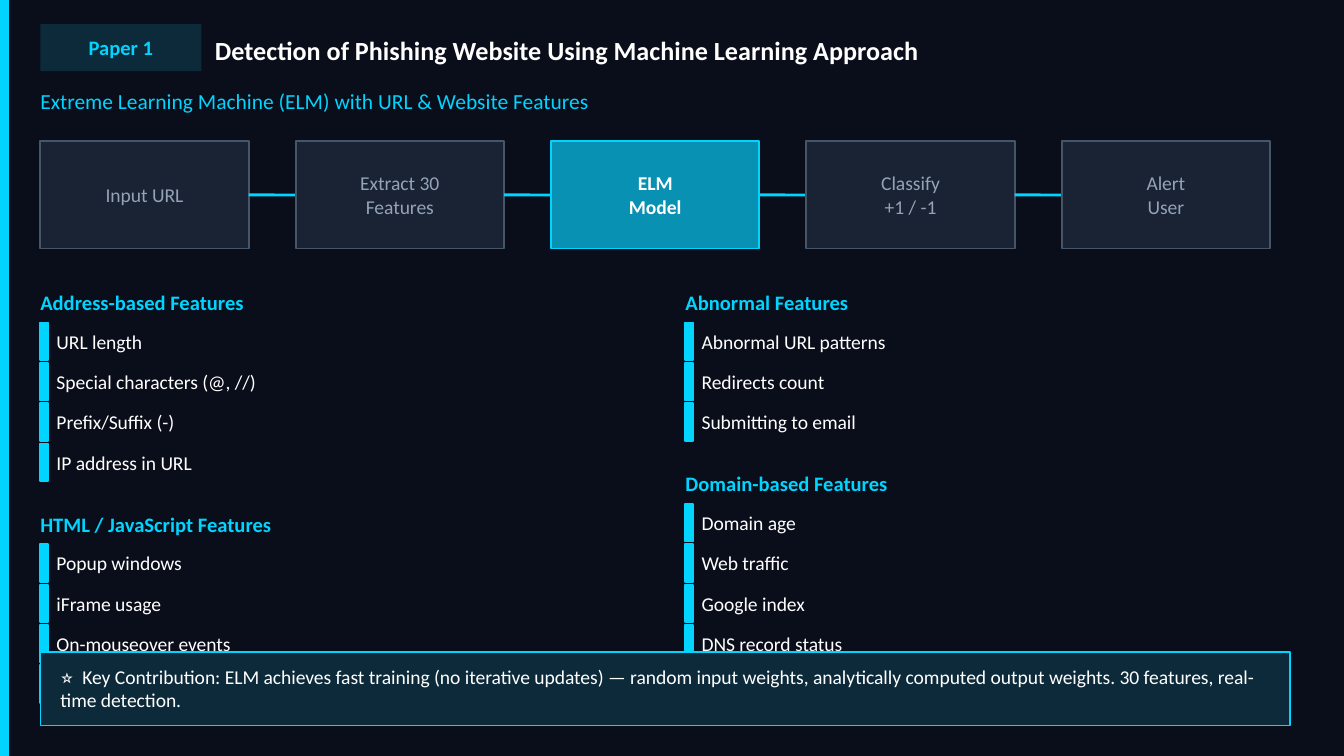
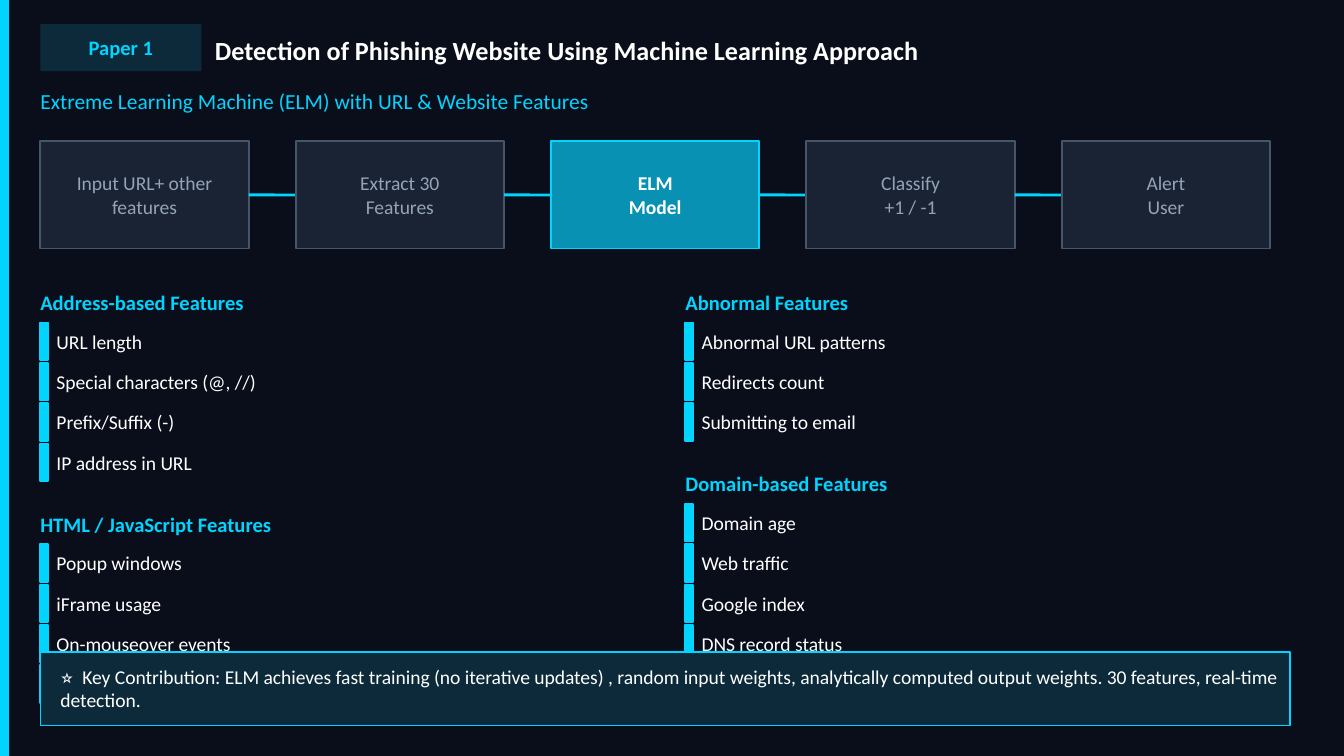
Before and after one commit to hamasli/phishing-detection-machine-learning, a slide deck: slide 4 of phishing_detection_ML.pptx. Drawn at 1344x756 pixels with LibreOffice and Linux fonts; fonts in the diff are those of the drawing. Boxes give left, top, right and bottom in pixels: in the first picture for what was removed or moved away, otherwise in the second. Text is boxed around its words. In the diff, an @@ line names an element or a change of style, - is before the commit and + after.

```diff
--- a/phishing_detection_ML.pptx
+++ b/phishing_detection_ML.pptx
@@ text at <box>77,176,213,214</box>: text changed @@
-Input URL
+Input URL+ other features
@@ text at <box>60,670,1277,707</box>: text changed @@
-⭐ Key Contribution: ELM achieves fast training (no iterative updates) — random input weights, analytically computed output weights. 30 features, real-time detection.
+⭐ Key Contribution: ELM achieves fast training (no iterative updates) , random input weights, analytically computed output weights. 30 features, real-time detection.
```
Also in this commit, not shown: 5 other slides changed, 1 slide added, 1 other file.
